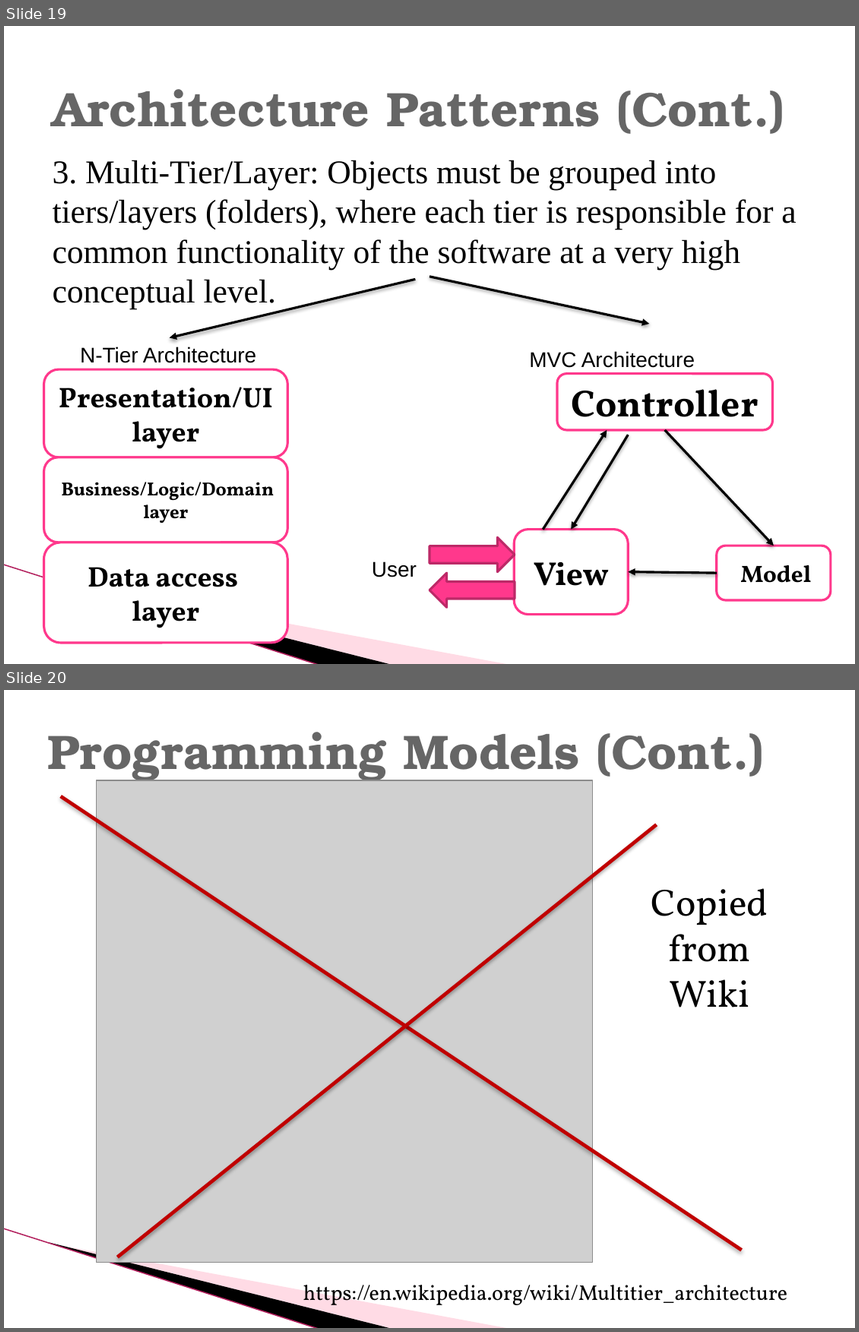
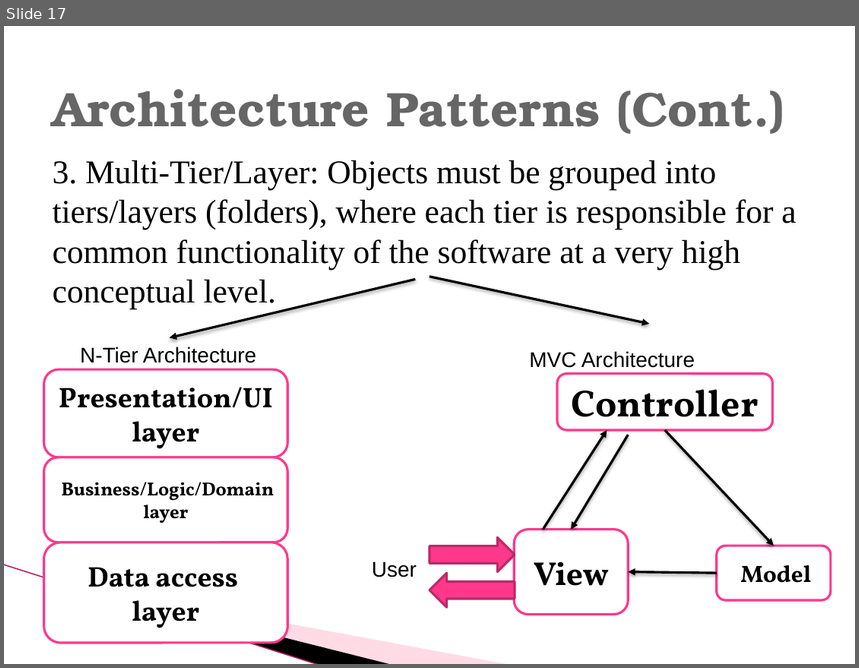
Before and after one commit to KShawki/CU, a slide deck: Security/Hussien-Lectures/Lec3 Securing architecture.pptx. Shown one above the other, each under a label of ours: slides 19 and 20 before the commit, slide 17 after it. The pictures are 859x1332 and 859x668 pixels, drawn with LibreOffice and Linux fonts; fonts in the diff are those of the drawing; grey boxes stand for pictures; background and template pictures are left out. Boxes give left, top, right and bottom in pixels: in the first picture for what was removed or moved away, otherwise in the second. Text is boxed around its words. In the diff, an @@ line names an element or a change of style, - is before the commit and + after.

```diff
--- a/Security/Hussien-Lectures/Lec3 Securing architecture.pptx
+++ b/Security/Hussien-Lectures/Lec3 Securing architecture.pptx
@@ slide 20 removed at <box>4,690,855,1328</box>, background #FFFFFF; not listed: 3 template elements that a slide beside it also shows @@
@@ title removed at <box>48,732,765,782</box> @@
-Programming Models (Cont.)
@@ picture removed at <box>96,780,592,1263</box> @@
@@ line removed from (61, 796) to (742, 1250) @@
@@ line removed from (117, 1258) to (657, 825) @@
@@ text removed at <box>652,888,769,1008</box> @@
-Copied from Wiki
@@ text removed at <box>303,1285,788,1310</box> @@
-https://en.wikipedia.org/wiki/Multitier_architecture
@@ what was slide 19 is now slide 17 @@
```
Also in this commit, not shown: 1 slide changed, 3 other slides removed, 19 other files.
